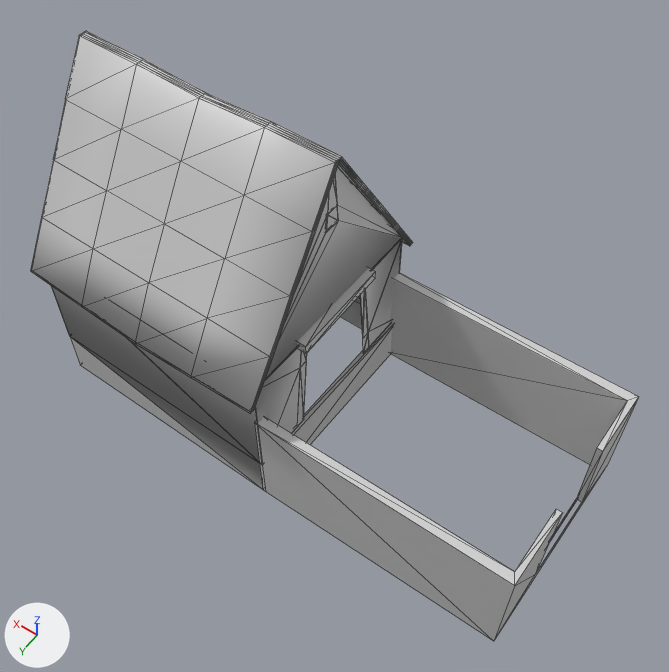
An edit to the COLLADA model art/meshes/structural/inca_corral.dae, drawn before and after from the same camera.
Before and after are seen from a 50 mm camera at (-9.8, 14.6, 24.8) aimed at (0.2, 0.5, 2.7). Every picture has the same lights, and +X, +Y and +Z are marked at lower left. Mesh edges are drawn as thin lines. Where no turn or scale is listed for an object, it has been applied to the vertices. Vertices at the same position are counted once.

Names of what the first picture shows: 'corral_001'.
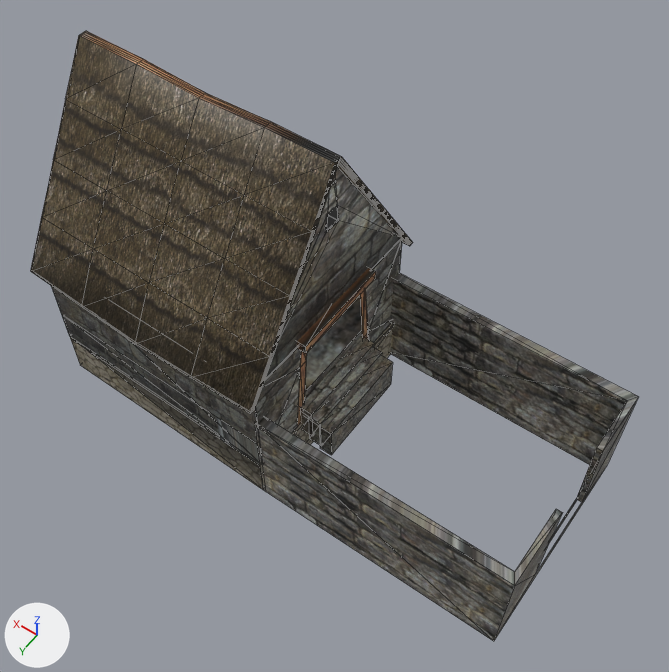
The newer file is also turned or shifted as a whole; pictures and numbers use the older file's frame.

The change in detail:
Picture 'inca_struct.png' (img_inca_struct_png) is new.
In material 'Materiais_003' (mat_materiais_003), base_color is no longer (0.64, 0.64, 0.64), light grey #d1d1d1.
In material 'Materiais_003' (mat_materiais_003), roughness goes from 0.44 to 0.5.
In material 'Materiais_003' (mat_materiais_003), texture is now set to img_inca_struct_png.
me_cubo_004 is used by ob_corral_001; location (-0.55, 0.0, 0.0).
me_cubo_004 had 356 vertices, 700 faces and spanned x -7.5..10.2, y -4.2..4.2, z -2.6..9.2.
me_cubo_004 now has 394 vertices, 732 faces and spans x -7.5..10.2, y -4.2..4.2, z -2.6..9.2.
Part 1, on me_cubo_004:
26 vertices are added at x 0.0..10.0, y -3.8..3.8, z -1.7..0.0.
12 new vertices lie (0.0, 0.0, 1.3) away from vertices in x 0.0..10.0, y -3.8..3.8, z -1.7..-1.0.
32 new faces join them.
me_cubo_004 part 2: 2 kept faces spanning x 1.2, y -0.2..0.4, z 6.8..7.4 get new texture (UV) coordinates.

Where the change shows, as pixel boxes [x1, y1, x2, y2] in the pictures (669 x 672 px):
'corral_001', surface changed, reshaped: [31, 31, 638, 641] in both
part 1 of me_cubo_004, added: after [217, 295, 393, 466]
part 2 of me_cubo_004, surface changed (grey to black): [326, 206, 339, 233] in both
